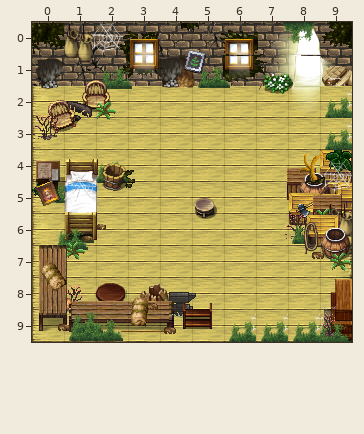
Two versions of a level (Tiled map, Mapas/Casa_inicio/Casa_inicio.tmx). Above, as it was before the edit.
Cells are 32x32 px. Shown: x 0..9, y 0..9.
New version:
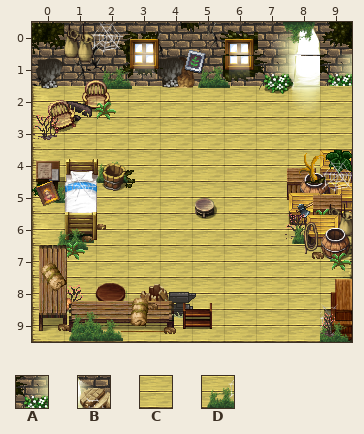
Key: from "Texturas_Casa_inicio": A 17, B 19, C 33, D 98.
_ is an empty cell, . an unchanged one.
Diff:
--- layer "ObjColisionables"
@@ x 9..9 @@
- 1 B
- 2 D
- 3 D
+ 1 A
+ 2 C
+ 3 C
@@ x 6..8 @@
- 9 DDD
+ 9 CCC
